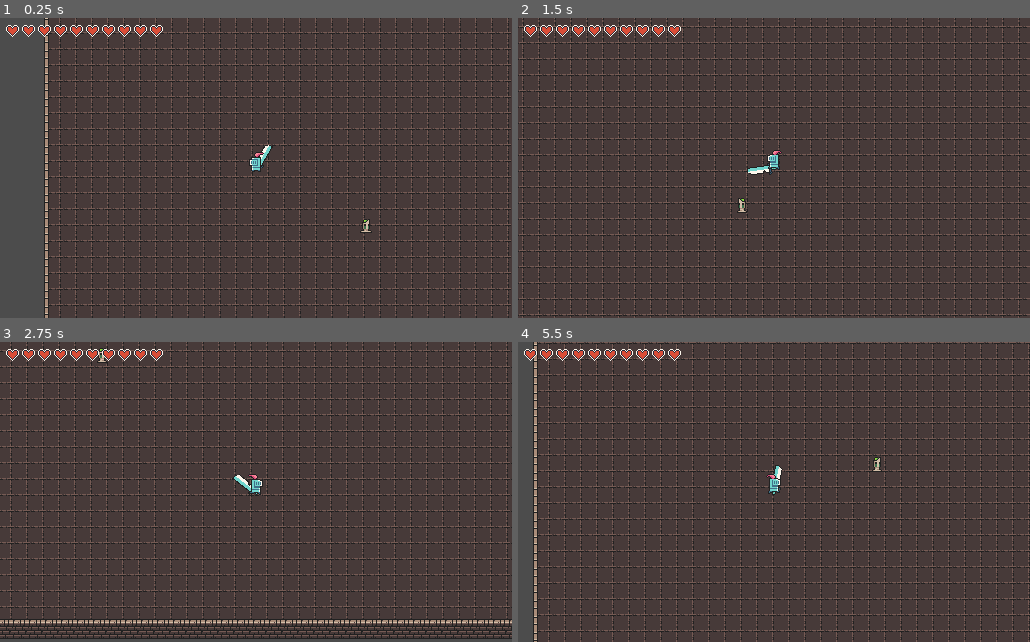
Above: before the commit, frames 1-4 (two rows, left to right).
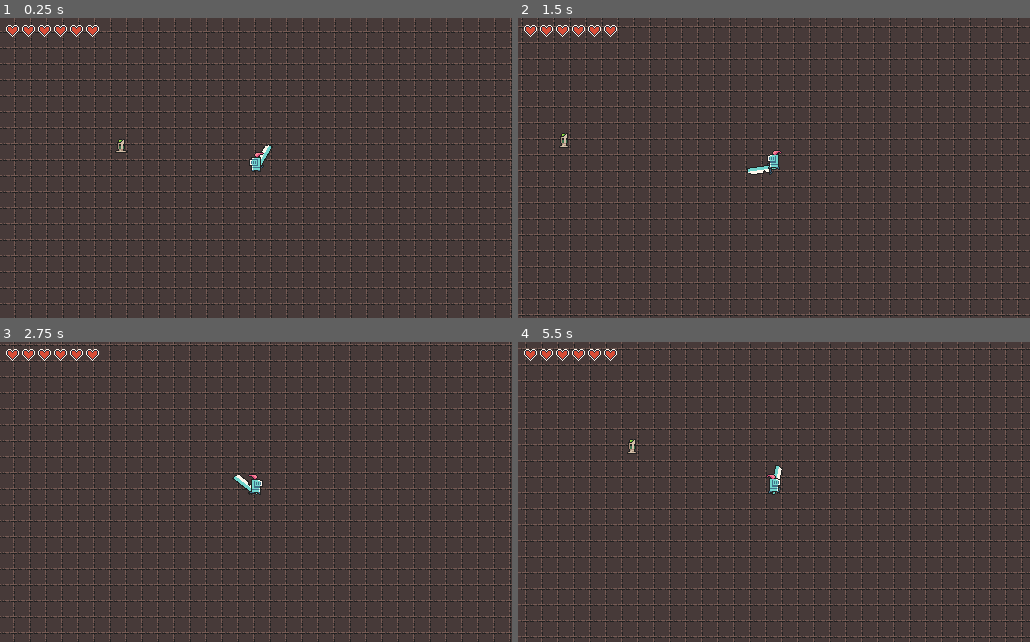
Above: after the commit, the same moments.

Repository: sakkaku-dev/rpg-arena
Game: Godot game, scene res://scene/Game.tscn
Same seed, same stepped clock (60 frames per second), same inputs: the game is played once before the commit and once after it.
Inputs (mouse positions are in pixels of both pictures, inside the frame that each line leads up to):
- Up to frame 1 (0.25 s): no input
- Up to frame 2 (1.5 s): move the mouse to (886, 153) at 0.52 s; hold D (move_right) 0.53-1.28 s; click (886, 153) at 0.6 s; move the mouse to (671, 183) at 1.27 s; hold S (move_down) from 1.28 s (still down); click (671, 183) at 1.35 s
- Up to frame 3 (2.75 s): move the mouse to (307, 426) at 2.02 s; release S (move_down) at 2.03 s; hold D (move_right) from 2.03 s (still down); click (307, 426) at 2.1 s
- Up to frame 4 (5.5 s): move the mouse to (748, 552) at 2.77 s; release D (move_right) at 2.78 s; hold W (move_up) 2.78-3.53 s; click (748, 552) at 2.85 s; move the mouse to (927, 537) at 3.52 s; hold A (move_left) 3.53-5.03 s; click (927, 537) at 3.6 s; move the mouse to (620, 447) at 4.27 s; click (620, 447) at 4.35 s; move the mouse to (799, 492) at 5.02 s; hold S (move_down) from 5.03 s (still down); click (799, 492) at 5.1 s

The runs differ from the first frame. In frame 1, 27% of the frame differs, in the area x 0-100%, y 0-100%; in frame 2, 18%; in frame 3, 34%; in frame 4, 32%.

Commit message:
Add stats + damage enemy

Diff:
--- a/project.godot
+++ b/project.godot
@@ -19,11 +19,21 @@
 "language": "GDScript",
 "path": "res://script/CharacterController.gd"
 }, {
+"base": "Node",
+"class": "CharacterStats",
+"language": "GDScript",
+"path": "res://script/CharacterStats.gd"
+}, {
 "base": "CharacterController",
 "class": "EnemyController",
 "language": "GDScript",
 "path": "res://script/EnemyController.gd"
 }, {
+"base": "Node",
+"class": "Health",
+"language": "GDScript",
+"path": "res://script/Health.gd"
+}, {
 "base": "Control",
 "class": "HealthUI",
 "language": "GDScript",
@@ -64,10 +74,10 @@
 "language": "GDScript",
 "path": "res://script/StateMachine.gd"
 }, {
-"base": "Node",
+"base": "Resource",
 "class": "Stats",
 "language": "GDScript",
-"path": "res://script/Stats.gd"
+"path": "res://resource/Stats.gd"
 }, {
 "base": "Area2D",
 "class": "VisionArea",
@@ -92,7 +102,9 @@
 _global_script_class_icons={
 "Character": "",
 "CharacterController": "",
+"CharacterStats": "",
 "EnemyController": "",
+"Health": "",
 "HealthUI": "",
 "HitArea": "",
 "HurtArea": "",
--- /dev/null
+++ b/resource/Knight.tres
@@ -0,0 +1,11 @@
+[gd_resource type="Resource" load_steps=2 format=2]
+
+[ext_resource path="res://resource/Stats.gd" type="Script" id=1]
+
+[resource]
+script = ExtResource( 1 )
+strength = 3
+vitality = 6
+agility = 1
+dexterity = 1
+intelligence = 1
--- /dev/null
+++ b/resource/Stats.gd
@@ -0,0 +1,9 @@
+extends Resource
+
+class_name Stats
+
+export var strength = 1
+export var vitality = 1
+export var agility = 1
+export var dexterity = 1
+export var intelligence = 1
--- /dev/null
+++ b/resource/Zombie.tres
@@ -0,0 +1,11 @@
+[gd_resource type="Resource" load_steps=2 format=2]
+
+[ext_resource path="res://resource/Stats.gd" type="Script" id=1]
+
+[resource]
+script = ExtResource( 1 )
+strength = 1
+vitality = 8
+agility = 1
+dexterity = 1
+intelligence = 1
--- a/scene/Arena.tscn
+++ b/scene/Arena.tscn
@@ -318,12 +318,6 @@
 format = 1
 tile_data = PoolIntArray( 0, 0, 0, 1, 0, 0, 2, 0, 0, 3, 0, 0, 4, 0, 0, 5, 0, 0, 6, 0, 0, 7, 0, 0, 8, 0, 0, 9, 0, 0, 10, …(19631 unchanged characters)…
 
-[node name="Knight" parent="." instance=ExtResource( 3 )]
-position = Vector2( 211.667, 199.067 )
-
-[node name="Zombie" parent="." instance=ExtResource( 4 )]
-position = Vector2( 322.068, 260.466 )
-
 [node name="Walls" type="TileMap" parent="."]
 tile_set = SubResource( 30 )
 cell_size = Vector2( 16, 16 )
@@ -335,7 +329,13 @@
 position = Vector2( 94.7736, 103.45 )
 collision_layer = 0
 collision_mask = 2147483656
-knockback_force = 300
+knockback_force = 2
 
 [node name="CollisionShape2D" type="CollisionShape2D" parent="HitArea"]
 shape = SubResource( 31 )
+
+[node name="Knight" parent="." instance=ExtResource( 3 )]
+position = Vector2( 305.01, 216.244 )
+
+[node name="Zombie" parent="." instance=ExtResource( 4 )]
+position = Vector2( 169.524, 196.889 )
--- a/scene/Character.tscn
+++ b/scene/Character.tscn
@@ -1,10 +1,14 @@
-[gd_scene load_steps=3 format=2]
+[gd_scene load_steps=6 format=2]
 
 [ext_resource path="res://scene/HurtArea.tscn" type="PackedScene" id=1]
 [ext_resource path="res://script/Character.gd" type="Script" id=2]
+[ext_resource path="res://scene/CharacterStats.tscn" type="PackedScene" id=3]
+[ext_resource path="res://script/Move.gd" type="Script" id=4]
+[ext_resource path="res://script/StateMachine.gd" type="Script" id=5]
 
 [node name="Character" type="KinematicBody2D"]
 script = ExtResource( 2 )
+stats_path = NodePath("CharacterStats")
 
 [node name="Body" type="CollisionShape2D" parent="."]
 
@@ -13,3 +17,15 @@
 [node name="Sprite" type="Sprite" parent="Body"]
 
 [node name="HurtArea" parent="." instance=ExtResource( 1 )]
+
+[node name="CharacterStats" parent="." instance=ExtResource( 3 )]
+
+[node name="StateMachine" type="Node" parent="."]
+script = ExtResource( 5 )
+initial_state_path = NodePath("Move")
+
+[node name="Move" type="Node" parent="StateMachine"]
+script = ExtResource( 4 )
+character_path = NodePath("../..")
+[connection signal="inflict_damage" from="HurtArea" to="CharacterStats" method="damaged"]
+[connection signal="knockback_force" from="HurtArea" to="StateMachine/Move" method="apply_knockback"]
--- /dev/null
+++ b/scene/CharacterStats.tscn
@@ -0,0 +1,12 @@
+[gd_scene load_steps=4 format=2]
+
+[ext_resource path="res://script/CharacterStats.gd" type="Script" id=1]
+[ext_resource path="res://script/Health.gd" type="Script" id=2]
+[ext_resource path="res://resource/Knight.tres" type="Resource" id=3]
+
+[node name="CharacterStats" type="Node"]
+script = ExtResource( 1 )
+stats = ExtResource( 3 )
+
+[node name="Health" type="Node" parent="."]
+script = ExtResource( 2 )
--- a/scene/Knight.tscn
+++ b/scene/Knight.tscn
@@ -1,12 +1,9 @@
-[gd_scene load_steps=14 format=2]
+[gd_scene load_steps=11 format=2]
 
 [ext_resource path="res://scene/Character.tscn" type="PackedScene" id=1]
 [ext_resource path="res://assets/knight.png" type="Texture" id=2]
-[ext_resource path="res://script/Move.gd" type="Script" id=3]
 [ext_resource path="res://scene/Sword.tscn" type="PackedScene" id=4]
 [ext_resource path="res://script/PlayerController.gd" type="Script" id=5]
-[ext_resource path="res://script/StateMachine.gd" type="Script" id=6]
-[ext_resource path="res://script/Stats.gd" type="Script" id=7]
 [ext_resource path="res://scene/PlayerUI.tscn" type="PackedScene" id=8]
 
 [sub_resource type="RectangleShape2D" id=1]
@@ -58,6 +55,18 @@
 "update": 0,
 "values": [ 0.0, 135.0, 0.0 ]
 }
+tracks/1/type = "value"
+tracks/1/path = NodePath("Body/Hand/Sword/CollisionShape2D:disabled")
+tracks/1/interp = 1
+tracks/1/loop_wrap = true
+tracks/1/imported = false
+tracks/1/enabled = true
+tracks/1/keys = {
+"times": PoolRealArray( 0, 0.1, 0.4 ),
+"transitions": PoolRealArray( 1, 1, 1 ),
+"update": 1,
+"values": [ true, false, true ]
+}
 
 [sub_resource type="RectangleShape2D" id=5]
 extents = Vector2( 6.46327, 7.66877 )
@@ -70,6 +79,10 @@
 shape = SubResource( 1 )
 
 [node name="Sword" parent="Body/Hand" index="0" instance=ExtResource( 4 )]
+stats_path = NodePath("../../../CharacterStats")
+
+[node name="CollisionShape2D" parent="Body/Hand/Sword" index="1"]
+disabled = true
 
 [node name="Sprite" parent="Body" index="1"]
 texture = ExtResource( 2 )
@@ -90,14 +103,7 @@
 [node name="Camera2D" type="Camera2D" parent="." index="4"]
 current = true
 
-[node name="StateMachine" type="Node" parent="." index="5"]
-script = ExtResource( 6 )
-
-[node name="Move" type="Node" parent="StateMachine" index="0"]
-script = ExtResource( 3 )
-character_path = NodePath("../..")
-
-[node name="HurtArea" parent="." index="6"]
+[node name="HurtArea" parent="." index="5"]
 position = Vector2( 0, -5 )
 collision_layer = 8
 collision_mask = 0
@@ -105,18 +111,12 @@
 [node name="CollisionShape2D" parent="HurtArea" index="0"]
 shape = SubResource( 5 )
 
-[node name="PlayerUI" parent="." index="7" instance=ExtResource( 8 )]
-
-[node name="Stats" type="Node" parent="." index="8"]
-script = ExtResource( 7 )
-max_health = 10
+[node name="PlayerUI" parent="." index="6" instance=ExtResource( 8 )]
+stats_path = NodePath("../CharacterStats")
 [connection signal="attack" from="." to="AttackPlayer" method="play" binds= [ "Attack" ]]
 [connection signal="idle" from="StateMachine/Move" to="MovePlayer" method="play" binds= [ "Idle" ]]
 [connection signal="running" from="StateMachine/Move" to="MovePlayer" method="play" binds= [ "Run" ]]
-[connection signal="inflict_damage" from="HurtArea" to="Stats" method="reduce_health"]
-[connection signal="knockback_force" from="HurtArea" to="StateMachine/Move" method="apply_knockback"]
-[connection signal="health_changed" from="Stats" to="PlayerUI" method="set_health"]
-[connection signal="max_health_changed" from="Stats" to="PlayerUI" method="set_max_health"]
-[connection signal="no_health" from="Stats" to="." method="die"]
+
+[editable path="Body/Hand/Sword"]
 
 [editable path="HurtArea"]
--- a/scene/PlayerUI.gd
+++ /dev/null
@@ -1,9 +0,0 @@
-extends CanvasLayer
-
-onready var health := $MarginContainer/MarginContainer/HealthUI
-
-func set_health(hp: int) -> void:
-	health.set_health(hp)
-
-func set_max_health(hp: int) -> void:
-	health.set_max_health(hp)
--- a/scene/PlayerUI.tscn
+++ b/scene/PlayerUI.tscn
@@ -3,7 +3,7 @@
 [ext_resource path="res://assets/ui_heart_empty.png" type="Texture" id=1]
 [ext_resource path="res://script/HealthUI.gd" type="Script" id=2]
 [ext_resource path="res://assets/ui_heart_full.png" type="Texture" id=3]
-[ext_resource path="res://scene/PlayerUI.gd" type="Script" id=4]
+[ext_resource path="res://script/PlayerUI.gd" type="Script" id=4]
 
 [node name="PlayerUI" type="CanvasLayer"]
 script = ExtResource( 4 )
--- a/scene/Sword.tscn
+++ b/scene/Sword.tscn
@@ -1,9 +1,20 @@
-[gd_scene load_steps=2 format=2]
+[gd_scene load_steps=4 format=2]
 
 [ext_resource path="res://assets/sword.png" type="Texture" id=1]
+[ext_resource path="res://scene/HitArea.tscn" type="PackedScene" id=2]
 
-[node name="Sword" type="Node2D"]
+[sub_resource type="RectangleShape2D" id=1]
+extents = Vector2( 5, 12 )
 
-[node name="Sprite" type="Sprite" parent="."]
+[node name="Sword" instance=ExtResource( 2 )]
+collision_layer = 2147483648
+collision_mask = 16
+knockback_force = 3
+
+[node name="Sprite" type="Sprite" parent="." index="0"]
 texture = ExtResource( 1 )
 offset = Vector2( 0, -12 )
+
+[node name="CollisionShape2D" type="CollisionShape2D" parent="." index="1"]
+position = Vector2( 0, -15 )
+shape = SubResource( 1 )
--- a/scene/Zombie.tscn
+++ b/scene/Zombie.tscn
@@ -1,10 +1,10 @@
-[gd_scene load_steps=13 format=2]
+[gd_scene load_steps=14 format=2]
 
 [ext_resource path="res://assets/zombie_.png" type="Texture" id=1]
 [ext_resource path="res://script/WanderController.gd" type="Script" id=2]
 [ext_resource path="res://scene/Character.tscn" type="PackedScene" id=3]
-[ext_resource path="res://script/Move.gd" type="Script" id=4]
-[ext_resource path="res://script/StateMachine.gd" type="Script" id=5]
+[ext_resource path="res://resource/Zombie.tres" type="Resource" id=4]
+[ext_resource path="res://scene/HitArea.tscn" type="PackedScene" id=5]
 [ext_resource path="res://script/VisionArea.gd" type="Script" id=6]
 [ext_resource path="res://script/EnemyController.gd" type="Script" id=7]
 
@@ -47,7 +47,10 @@
 radius = 64.7123
 
 [sub_resource type="RectangleShape2D" id=5]
-extents = Vector2( 4.707, 6.57116 )
+extents = Vector2( 5.70813, 7.90487 )
+
+[sub_resource type="RectangleShape2D" id=6]
+extents = Vector2( 4.54015, 5.90261 )
 
 [node name="Zombie" instance=ExtResource( 3 )]
 collision_layer = 4
@@ -66,6 +69,7 @@
 anims/Run = SubResource( 3 )
 
 [node name="EnemyController" type="Node2D" parent="." index="2"]
+visible = false
 script = ExtResource( 7 )
 wander_ctrl_path = NodePath("WanderController")
 vision_path = NodePath("VisionArea")
@@ -85,23 +89,25 @@
 [node name="CollisionShape2D" type="CollisionShape2D" parent="EnemyController/VisionArea" index="0"]
 shape = SubResource( 4 )
 
-[node name="StateMachine" type="Node" parent="." index="3"]
-script = ExtResource( 5 )
-
-[node name="Move" type="Node" parent="StateMachine" index="0"]
-script = ExtResource( 4 )
-speed = 100
-acceleration = 300
-friction = 600
-character_path = NodePath("../..")
-
-[node name="HurtArea" parent="." index="4"]
-position = Vector2( 0, -4 )
+[node name="HurtArea" parent="." index="3"]
+position = Vector2( 0, -3 )
 collision_layer = 16
 collision_mask = 0
 
 [node name="CollisionShape2D" parent="HurtArea" index="0"]
 shape = SubResource( 5 )
+
+[node name="CharacterStats" parent="." index="4"]
+stats = ExtResource( 4 )
+
+[node name="HitArea" parent="." index="6" instance=ExtResource( 5 )]
+position = Vector2( 0, -3 )
+collision_layer = 0
+collision_mask = 2147483656
+stats_path = NodePath("../CharacterStats")
+
+[node name="CollisionShape2D" type="CollisionShape2D" parent="HitArea" index="0"]
+shape = SubResource( 6 )
 [connection signal="timeout" from="EnemyController/WanderController/Timer" to="EnemyController/WanderController" method="start_new_wander"]
 [connection signal="body_entered" from="EnemyController/VisionArea" to="EnemyController/VisionArea" method="_on_VisionArea_body_entered"]
 [connection signal="body_exited" from="EnemyController/VisionArea" to="EnemyController/VisionArea" method="_on_VisionArea_body_exited"]
--- a/script/Character.gd
+++ b/script/Character.gd
@@ -4,11 +4,17 @@
 
 signal attack
 
+export var stats_path: NodePath
+onready var stats: CharacterStats = get_node(stats_path)
+
 export var ctrl_path: NodePath
 onready var ctrl: CharacterController = get_node(ctrl_path)
 
 onready var body := $Body
 onready var hand := $Body/Hand
+
+func _ready():
+	stats.health.connect("no_health", self, "die")
 
 func move(velocity: Vector2) -> void:
 	var look_dir = ctrl.get_look_direction(self)
--- /dev/null
+++ b/script/CharacterStats.gd
@@ -0,0 +1,28 @@
+extends Node
+
+class_name CharacterStats
+
+export var stats: Resource
+
+onready var health: Health = $Health
+
+const speed_base = 100
+
+func _ready():
+	_initialize_stats(stats)
+
+func _initialize_stats(stat: Stats) -> void:
+	health.max_health = stat.vitality
+	health.health = stat.vitality
+
+func damaged(hp: int) -> void:
+	health.health -= hp
+
+func get_stats() -> Stats:
+	return stats as Stats
+
+func get_speed() -> int:
+	return get_stats().agility * speed_base
+
+func get_physical_damage(dmg: int) -> int:
+	return get_stats().strength * dmg
--- a/script/Stats.gd
+++ b/script/Health.gd
@@ -1,6 +1,6 @@
 extends Node
 
-class_name Stats
+class_name Health
 
 signal no_health
 signal health_changed(health)
@@ -8,12 +8,6 @@
 
 export var max_health = 1 setget set_max_health
 onready var health = max_health setget set_health
-
-func _ready():
-	# Wait until HealthUI is done
-	yield(owner, "ready")
-	self.max_health = max_health
-	self.health = health
 
 func set_max_health(hp: int) -> void:
 	max_health = hp
@@ -26,6 +20,3 @@
 	emit_signal("health_changed", health)
 	if health <= 0:
 		emit_signal("no_health")
-
-func reduce_health(value: int) -> void:
-	self.health -= value
--- a/script/HealthUI.gd
+++ b/script/HealthUI.gd
@@ -1,9 +1,6 @@
 extends Control
 
 class_name HealthUI
-
-export var stats_path: NodePath
-onready var stats: Stats = get_node(stats_path)
 
 onready var empty_heart := $Empty
 onready var full_heart := $Full
@@ -16,10 +13,8 @@
 
 
 func set_health(health: int):
-	print("Health: " + str(health))
 	full_heart.margin_right = heart_size * health
 
 
 func set_max_health(health: int):
-	print("Max Health: " + str(health))
 	empty_heart.margin_right = heart_size * health
--- a/script/HitArea.gd
+++ b/script/HitArea.gd
@@ -5,9 +5,15 @@
 export var damage = 1
 export var knockback_force = 1
 
+export var stats_path: NodePath
+onready var stats: CharacterStats = get_node(stats_path)
+
+const knockback_multiplier = 100
+
 func _on_HitArea_area_entered(area: HurtArea):
 	var overlap = get_overlapping_areas()
-	if overlap.size() > 0:
+	if overlap.size() > 0 and area is HurtArea:
 		var overlap_area = overlap[0] as Node2D
 		var dir = global_position.direction_to(overlap_area.global_position).normalized()
-		area.damage(damage, dir * knockback_force)
+		var dmg = stats.get_physical_damage(damage)
+		area.damage(dmg, dir * knockback_force * knockback_multiplier)
--- a/script/Move.gd
+++ b/script/Move.gd
@@ -4,10 +4,6 @@
 
 signal running
 signal idle
-
-export var speed = 200
-export var acceleration = 400
-export var friction = 800
 
 export var character_path: NodePath
 onready var character: Character = get_node(character_path)
@@ -19,6 +15,10 @@
 	emit_signal("idle")
 
 func physics_process(delta: float):
+	var speed = character.stats.get_speed()
+	var acceleration = speed * 3
+	var friction = speed * 4
+
 	var dir = character.ctrl.get_move_direction()
 	var accel = acceleration if dir.length() > 0.01 else friction
 	velocity = velocity.move_toward(dir * speed, accel  * delta)
@@ -33,5 +33,4 @@
 	velocity = character.move_and_slide(velocity)
 
 func apply_knockback(knockback: Vector2) -> void:
-	print(knockback)
 	velocity += knockback
--- /dev/null
+++ b/script/PlayerUI.gd
@@ -0,0 +1,13 @@
+extends CanvasLayer
+
+export var stats_path: NodePath
+onready var stats: CharacterStats = get_node(stats_path)
+
+onready var health := $MarginContainer/MarginContainer/HealthUI
+
+func _ready():
+	yield(stats, "ready")
+	health.set_health(stats.health.health)
+	health.set_max_health(stats.health.max_health)
+	stats.health.connect("health_changed", health, "set_health")
+	stats.health.connect("max_health_changed", health, "set_max_health")
